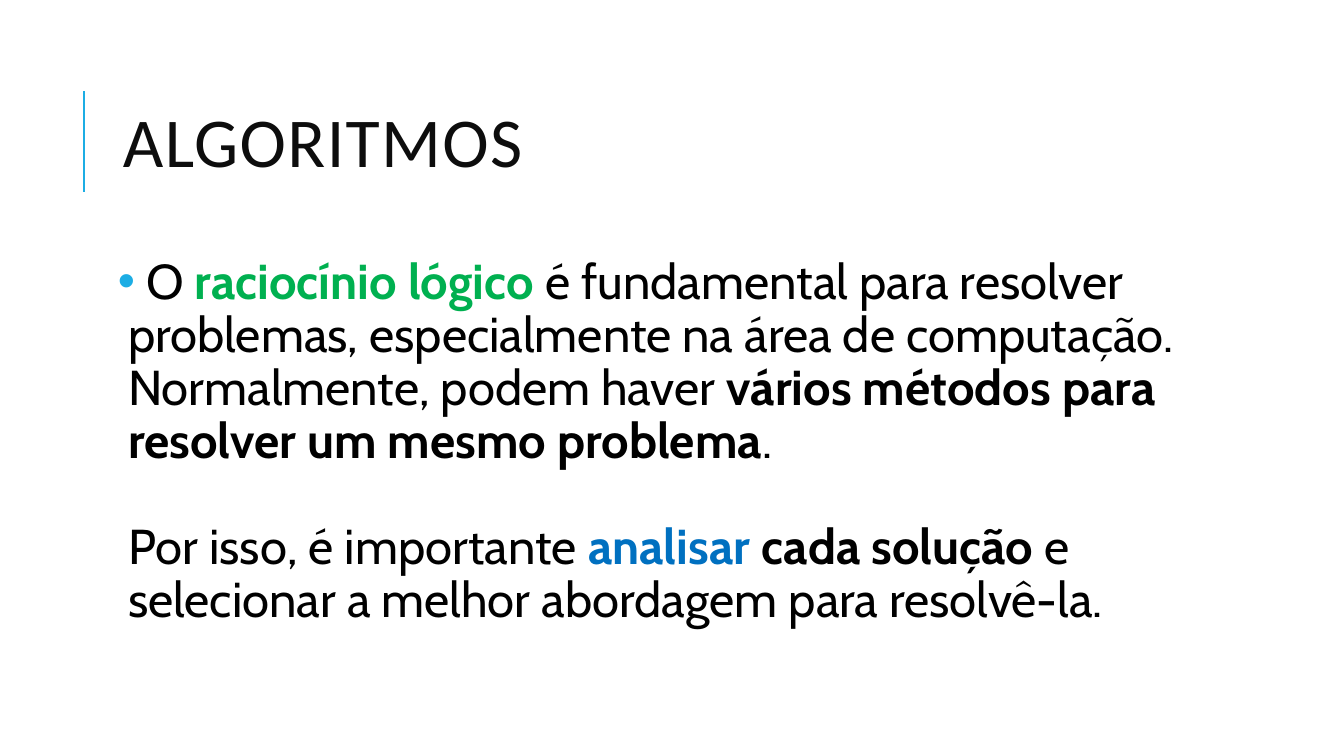
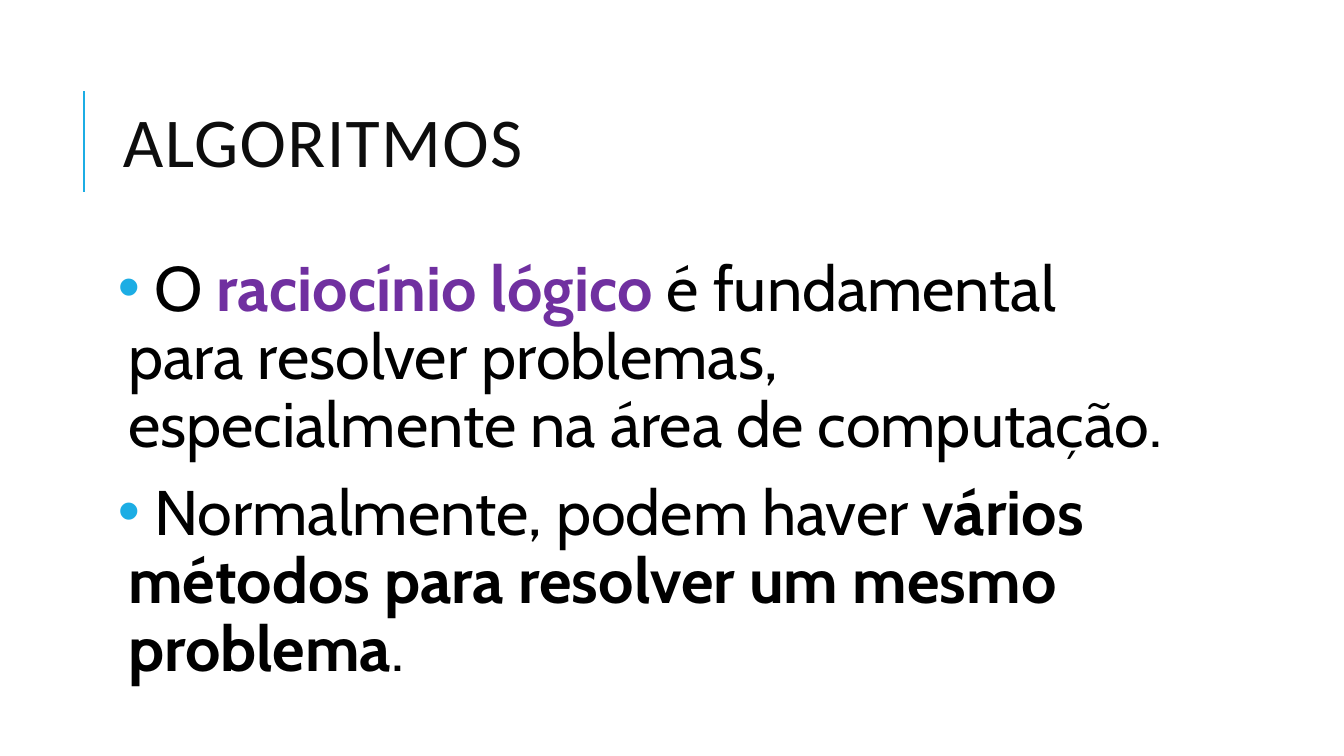
Before and after one commit to danhpaiva/una-teach-mca-202602, a slide deck: slide 9 of slide/teorica/01/01.raciocinio_logico_alg.pptx (slide 13 before the commit). Drawn at 1344x756 pixels with LibreOffice and Linux fonts; fonts in the diff are those of the drawing. Boxes give left, top, right and bottom in pixels: in the first picture for what was removed or moved away, otherwise in the second. Text is boxed around its words. In the diff, an @@ line names an element or a change of style, - is before the commit and + after.

```diff
--- a/slide/teorica/01/01.raciocinio_logico_alg.pptx
+++ b/slide/teorica/01/01.raciocinio_logico_alg.pptx
@@ text at (128, 263, 1162, 686): text changed; size 35 to 45 pt @@
-• O raciocínio lógico é fundamental para resolver problemas, especialmente na área de computação. Normalmente, podem haver vários métodos para resolver um mesmo problema.
-  Por isso, é importante analisar cada solução e selecionar a melhor abordagem para resolvê-la.
+• O raciocínio lógico é fundamental para resolver problemas, especialmente na área de computação.
+• Normalmente, podem haver vários métodos para resolver um mesmo problema.
```
Also in this commit, not shown: 3 other slides changed, 1 slide added, 8 slides removed, 1 other file.
